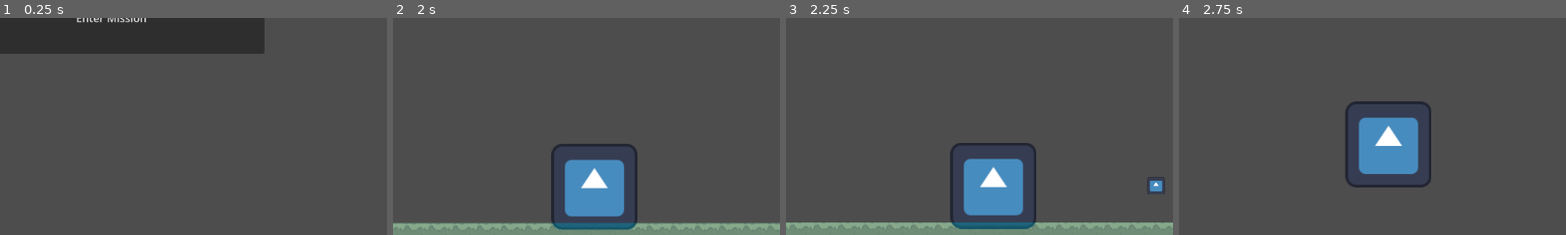
Above: before the commit, frames 1-4 (left to right).
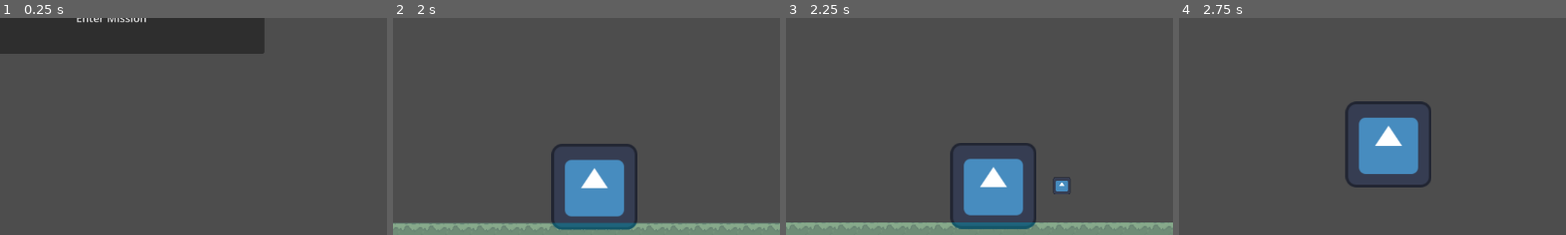
Above: after the commit, the same moments.

Repository: dzfrias/gladiator
Game: Godot game, scene res://scenes/test_scene.tscn
The game is run twice, just before and just after one commit, with the same random seed, the same clock (stepped at 60 frames per second) and the same inputs. The engine's default icon, where the game draws it, is replaced by a stand-in: a white triangle on a blue panel in a dark square.
Inputs (mouse positions are % of the whole screen's width and height, from its top left):
- Up to frame 1 (0.25 s): no input
- Up to frame 2 (2 s): click "Enter Mission" at 0.5 s; move the mouse to (72, 45) at 1.27 s; hold D (right) from 1.28 s (still down); hold S (crouch) from 1.28 s (still down); tap Space (jump) at 1.52, 1.82 s
- Up to frame 3 (2.25 s): keep holding D (right); move the mouse to (30, 55) at 2.02 s; release S (crouch) at 2.03 s; click (30, 55) at 2.1 s
- Up to frame 4 (2.75 s): keep holding D (right); tap Space (jump) at 2.27, 2.57 s
The pictures show only the part of the screen within x 36-86%, y 50-100%; the shares and areas given below are measured in that part.

Frames 1-2 are identical in both runs. In frame 3, 0.4% of the frame differs, in the area x 68-98%, y 73-82%; in frame 4, nothing differs.

Commit message:
slow player projectiles and increase firing interval

Diff:
--- a/resources/pistol.tres
+++ b/resources/pistol.tres
@@ -8,5 +8,5 @@
 damage = 4.0
 reload_time = 1.0
 max_ammo = 16
-firing_interval = 0.25
+firing_interval = 0.35
 knockback = 1000.0
--- a/scenes/projectile.tscn
+++ b/scenes/projectile.tscn
@@ -9,7 +9,7 @@
 [node name="Projectile" type="Node2D" node_paths=PackedStringArray("area2D")]
 script = ExtResource("1_ppors")
 area2D = NodePath("Area2D")
-speed = 30.0
+speed = 10.0
 
 [node name="Sprite2D" type="Sprite2D" parent="."]
 scale = Vector2(0.2, 0.2)
Not shown: 1 places in scenes/shooter.tscn that only renumber resources
Not shown: 1 places in scenes/shooter_projectile.tscn that only renumber resources
